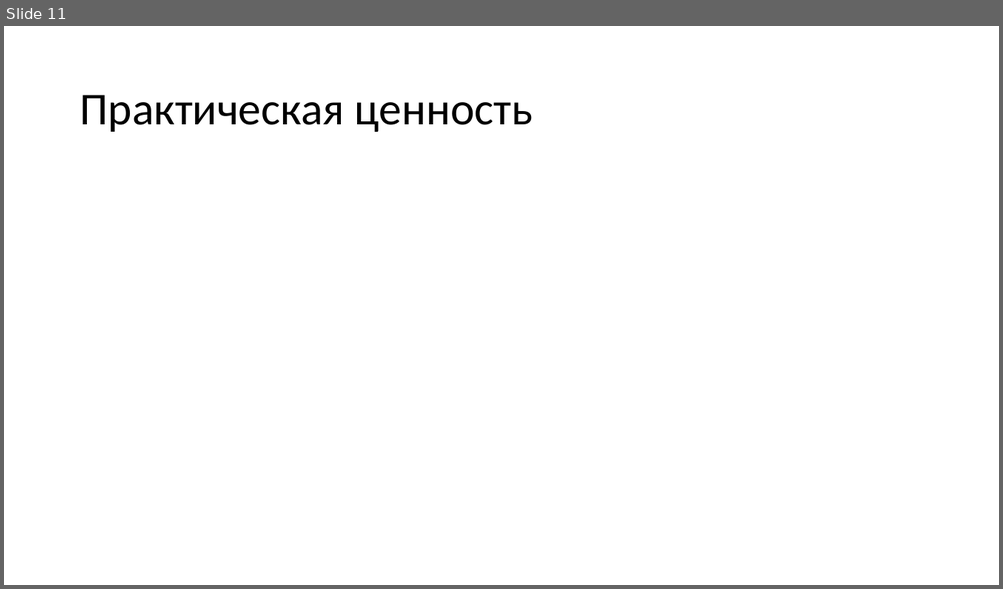
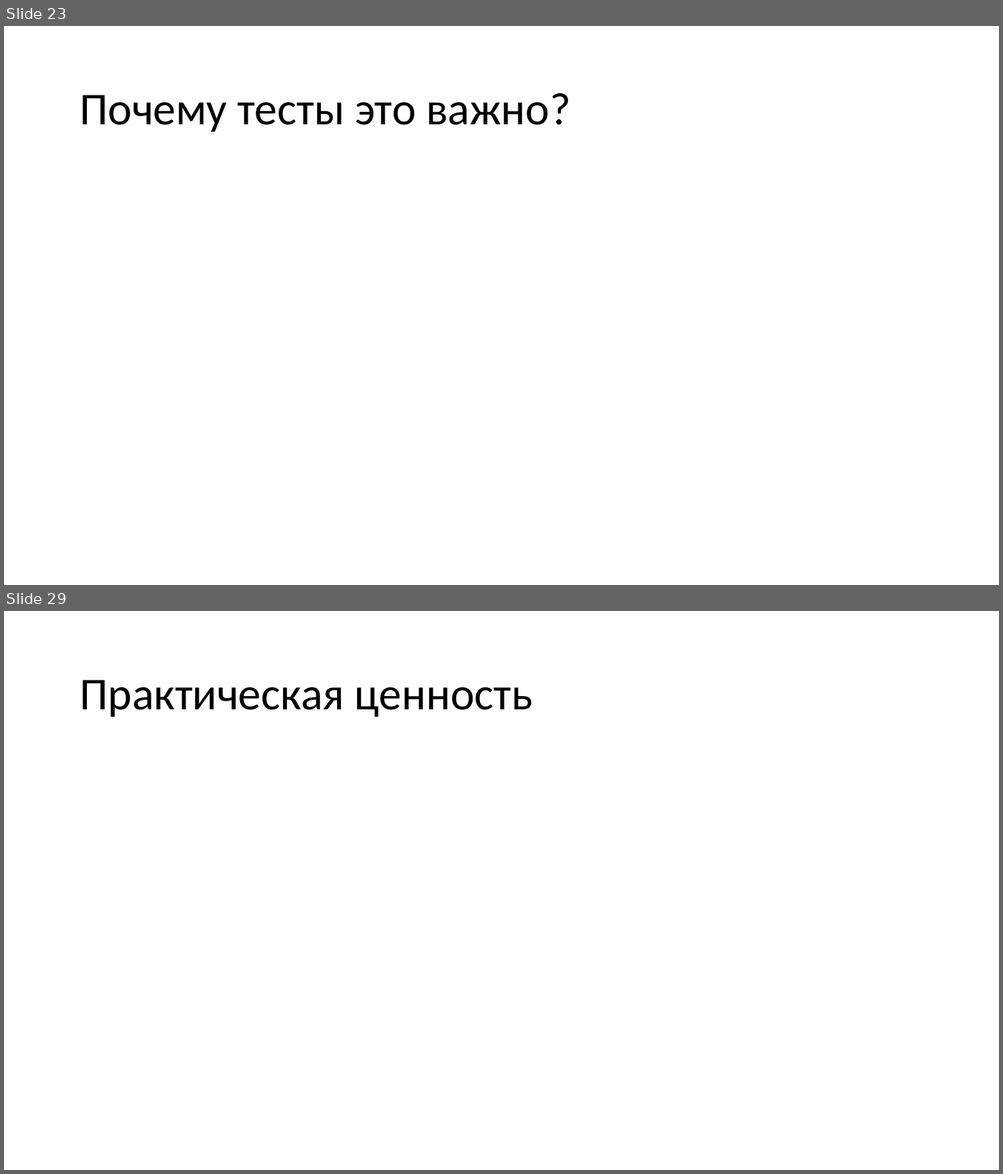
Before and after one commit to N0tilT/Timelon, a slide deck: docs/Timelon.pptx. Shown one above the other, each under a label of ours: slide 11 before the commit, slides 23 and 29 after it; the slides between them are not shown. The pictures are 1003x589 and 1003x1174 pixels, drawn with LibreOffice and Linux fonts; fonts in the diff are those of the drawing. Boxes give left, top, right and bottom in pixels: in the first picture for what was removed or moved away, otherwise in the second. Text is boxed around its words. In the diff, an @@ line names an element or a change of style, - is before the commit and + after.

```diff
--- a/docs/Timelon.pptx
+++ b/docs/Timelon.pptx
@@ slide 23 added at bbox=[4, 26, 999, 585], background #FFFFFF @@
@@ title added at bbox=[79, 93, 570, 132], 44 pt, text #000000 @@
+Почему тесты это важно?
@@ what was slide 11 is now slide 29 @@
```
Also in this commit, not shown: 2 slides changed, 17 other slides added.
